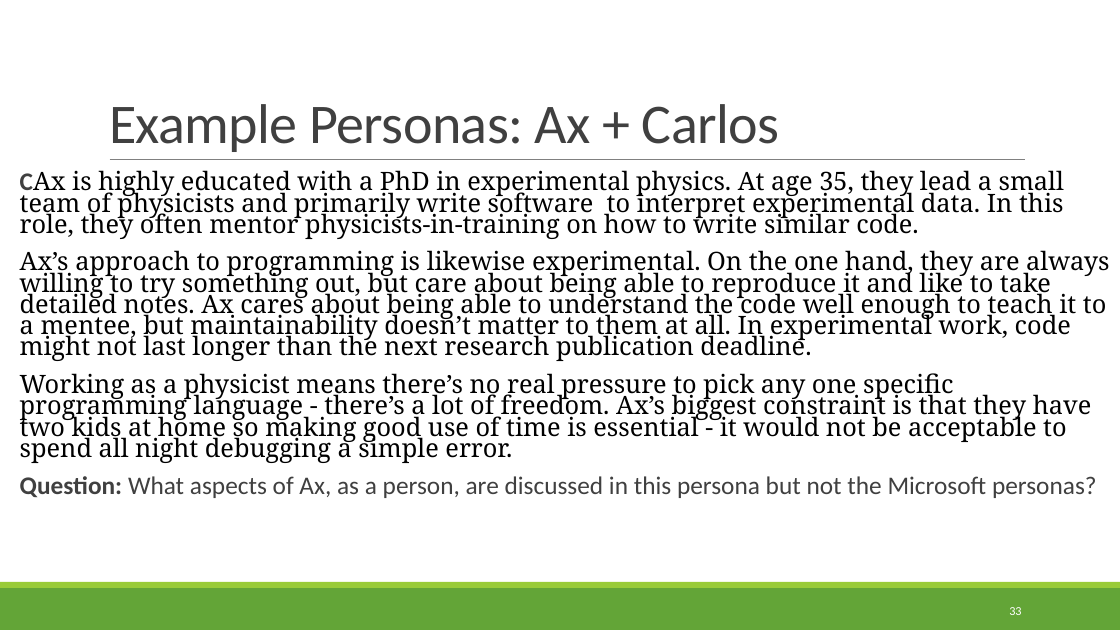
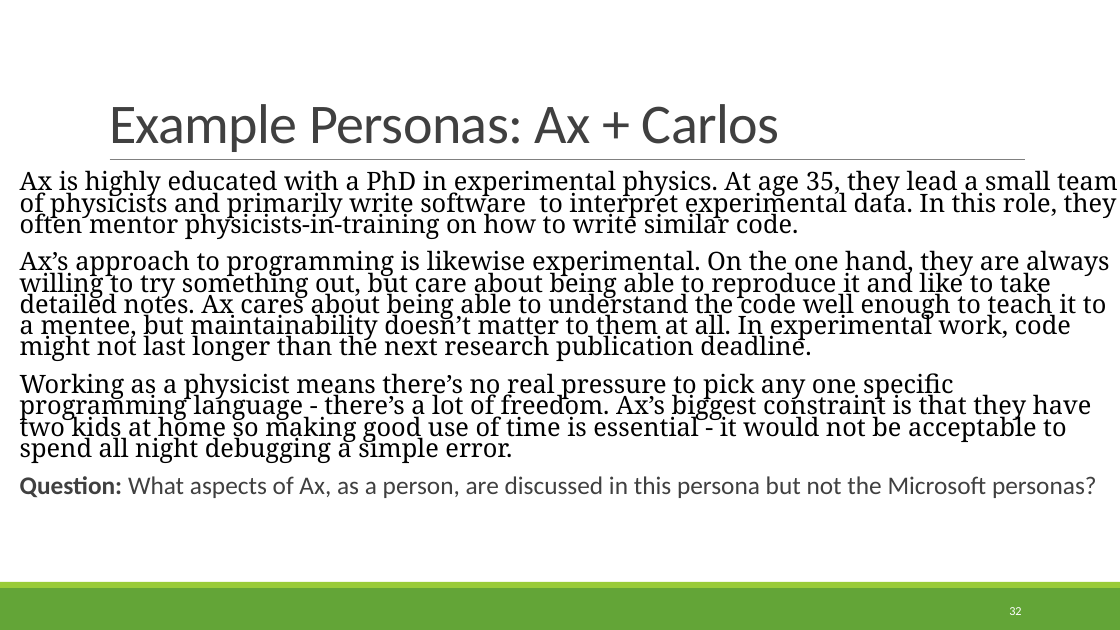
Before and after one commit to rbohrer/pl-course, a slide deck: slide 32 of LectureSlides/08Design1.pptx (slide 33 before the commit). Drawn at 1120x630 pixels with LibreOffice and Linux fonts; fonts in the diff are those of the drawing. Boxes give left, top, right and bottom in pixels: in the first picture for what was removed or moved away, otherwise in the second. Text is boxed around its words. In the diff, an @@ line names an element or a change of style, - is before the commit and + after.

```diff
--- a/LectureSlides/08Design1.pptx
+++ b/LectureSlides/08Design1.pptx
@@ text at (20,170,1118,239): text changed @@
-  CAx is highly educated with a PhD in experimental physics. At age 35, they lead a small team of physicists and primarily write software to interpret experimental data. In this role, they often mentor physicists-in-training on how to write similar code.
+  Ax is highly educated with a PhD in experimental physics. At age 35, they lead a small team of physicists and primarily write software to interpret experimental data. In this role, they often mentor physicists-in-training on how to write similar code.
@@ page number at (1009,607,1021,615): text changed @@
-33
+32
```
Also in this commit, not shown: 2 other slides changed, 1 slide removed, 1 other file.
